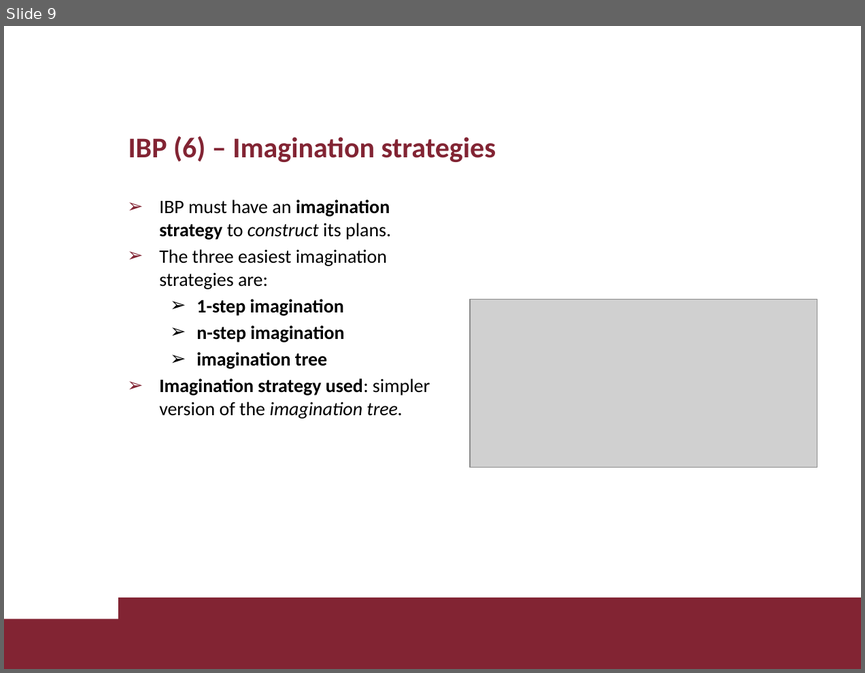
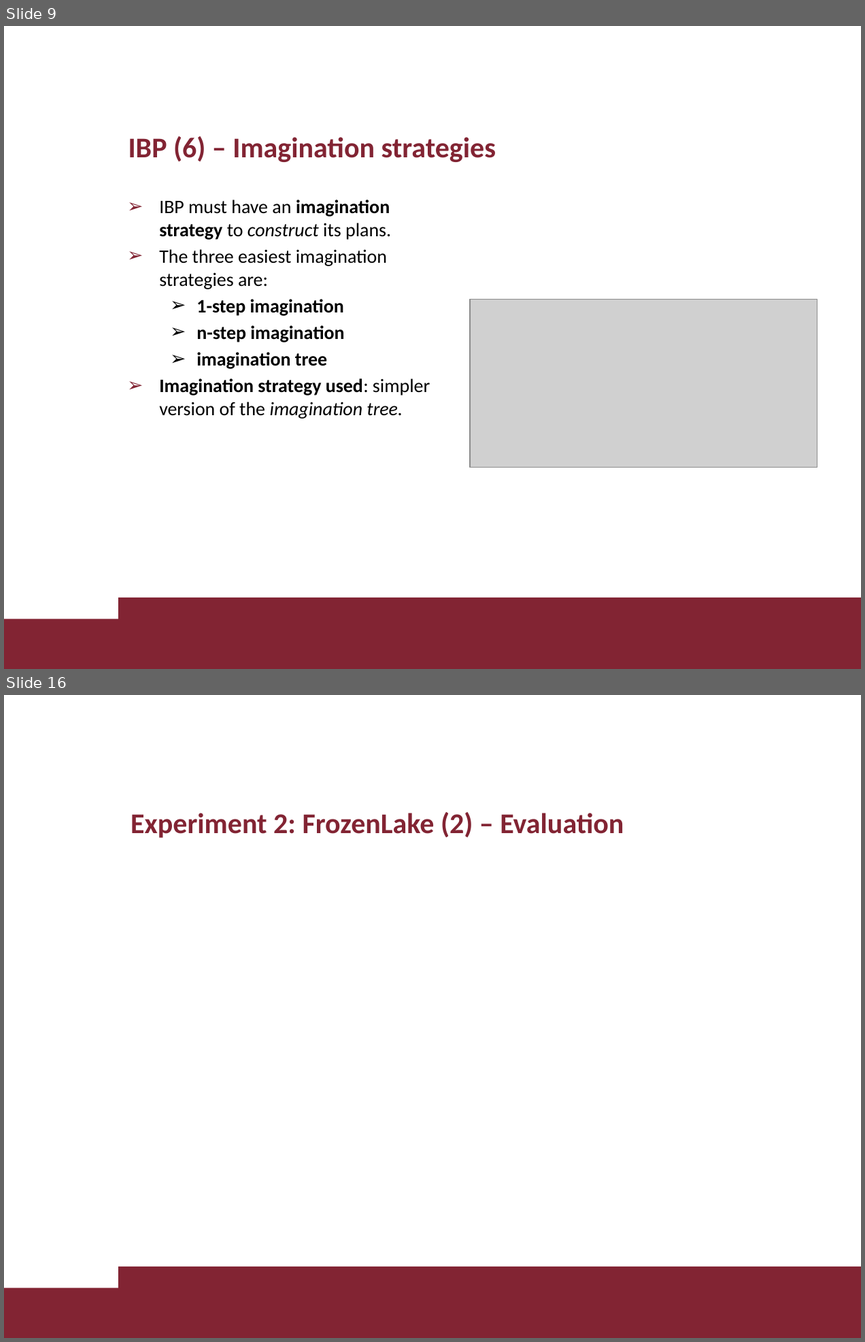
Before and after one commit to lorenzo-di-luccio/RL_Project, a slide deck: slides/diluccio_giamba_RL_project.pptx. Shown one above the other, each under a label of ours: slide 9 before the commit, slides 9 and 16 after it; the slides between them are not shown. The pictures are 865x673 and 865x1342 pixels, drawn with LibreOffice and Linux fonts; fonts in the diff are those of the drawing; grey boxes stand for pictures; background and template pictures are left out. Boxes give left, top, right and bottom in pixels: in the first picture for what was removed or moved away, otherwise in the second. Text is boxed around its words. In the diff, an @@ line names an element or a change of style, - is before the commit and + after.

```diff
--- a/slides/diluccio_giamba_RL_project.pptx
+++ b/slides/diluccio_giamba_RL_project.pptx
@@ slide 16 added at bbox=[4, 695, 861, 1338], background #FFFFFF; not listed: 2 template elements that a slide beside it also shows @@
@@ title added at bbox=[130, 812, 623, 838], 24 pt, text #822433, bold @@
+Experiment 2: FrozenLake (2) – Evaluation
```
Also in this commit, not shown: 7 other slides added, 16 slides removed.
